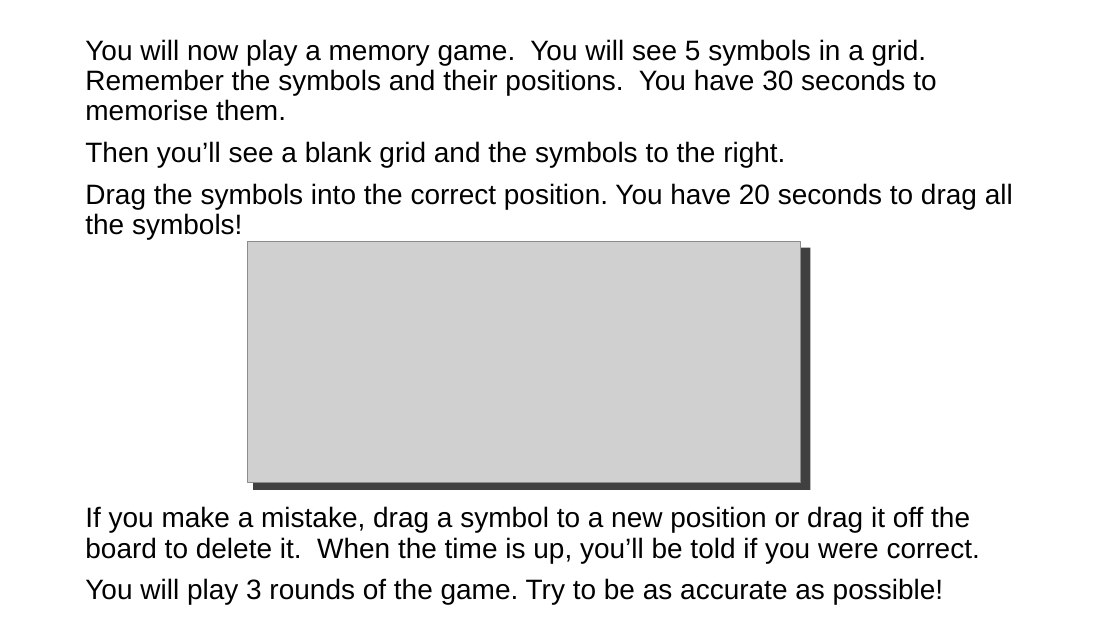
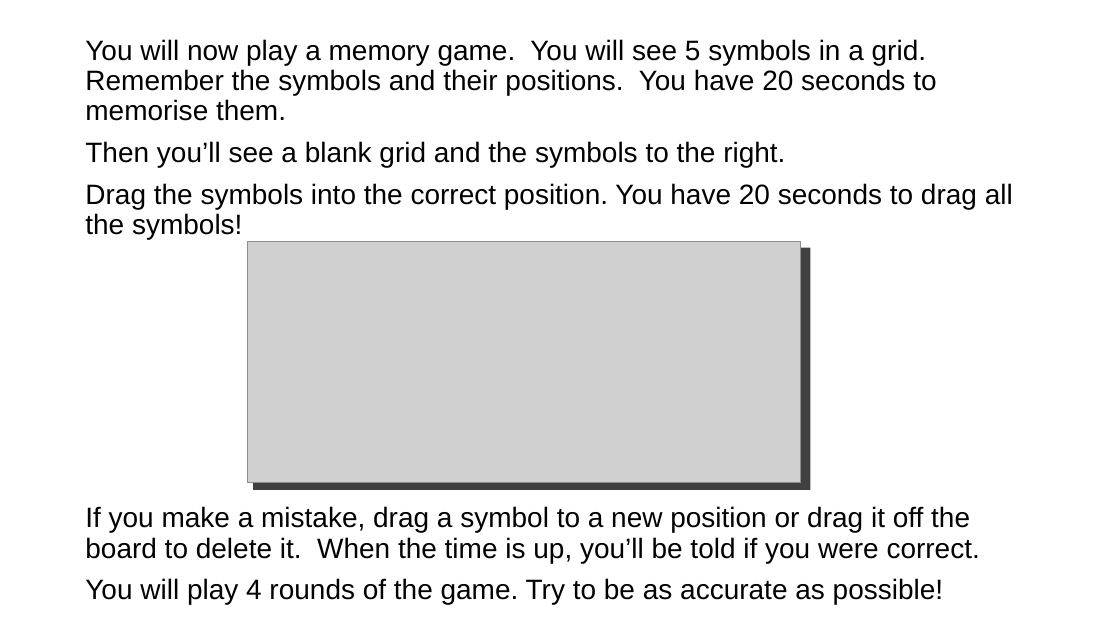
Before and after one commit to seannyD/StoryTransmission, a slide deck: slide 2 of offline/DistractionTask/Video/DistractionTaskInstructions_static.pptx. Drawn at 1120x630 pixels with LibreOffice and Linux fonts; fonts in the diff are those of the drawing; grey boxes stand for pictures. Boxes give left, top, right and bottom in pixels: in the first picture for what was removed or moved away, otherwise in the second. Text is boxed around its words. In the diff, an @@ line names an element or a change of style, - is before the commit and + after.

Commit message:
changed distraction task video and image backup to reflect 20s display and 4 rounds.

```diff
--- a/offline/DistractionTask/Video/DistractionTaskInstructions_static.pptx
+++ b/offline/DistractionTask/Video/DistractionTaskInstructions_static.pptx
@@ text at [85,39,936,121]: text changed @@
-You will now play a memory game. You will see 5 symbols in a grid. Remember the symbols and their positions. You have 30 seconds to memorise them.
+You will now play a memory game. You will see 5 symbols in a grid. Remember the symbols and their positions. You have 20 seconds to memorise them.
@@ text at [85,578,943,605]: text changed @@
-You will play 3 rounds of the game. Try to be as accurate as possible!
+You will play 4 rounds of the game. Try to be as accurate as possible!
```
Also in this commit, not shown: 12 other files.
